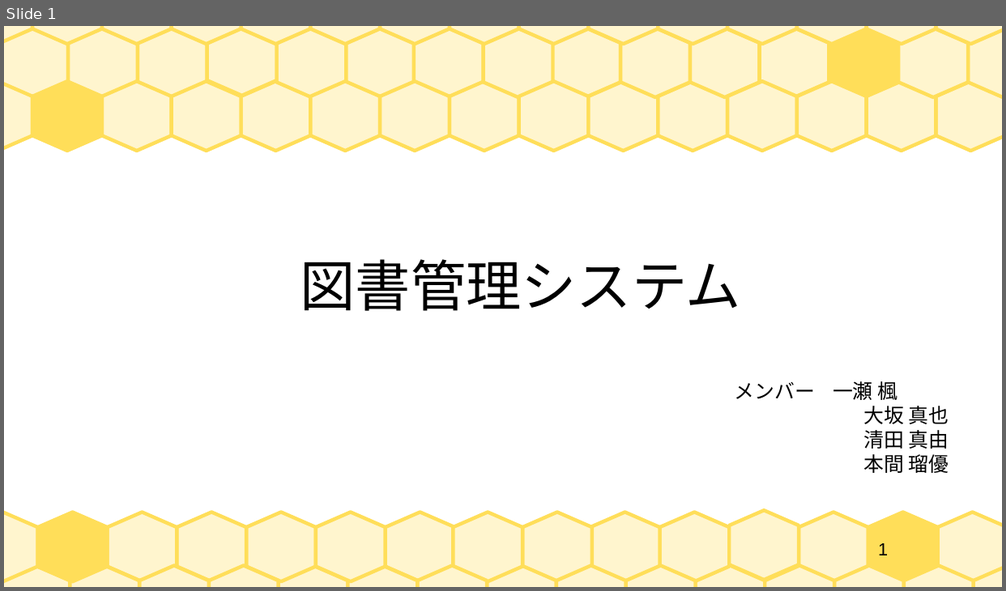
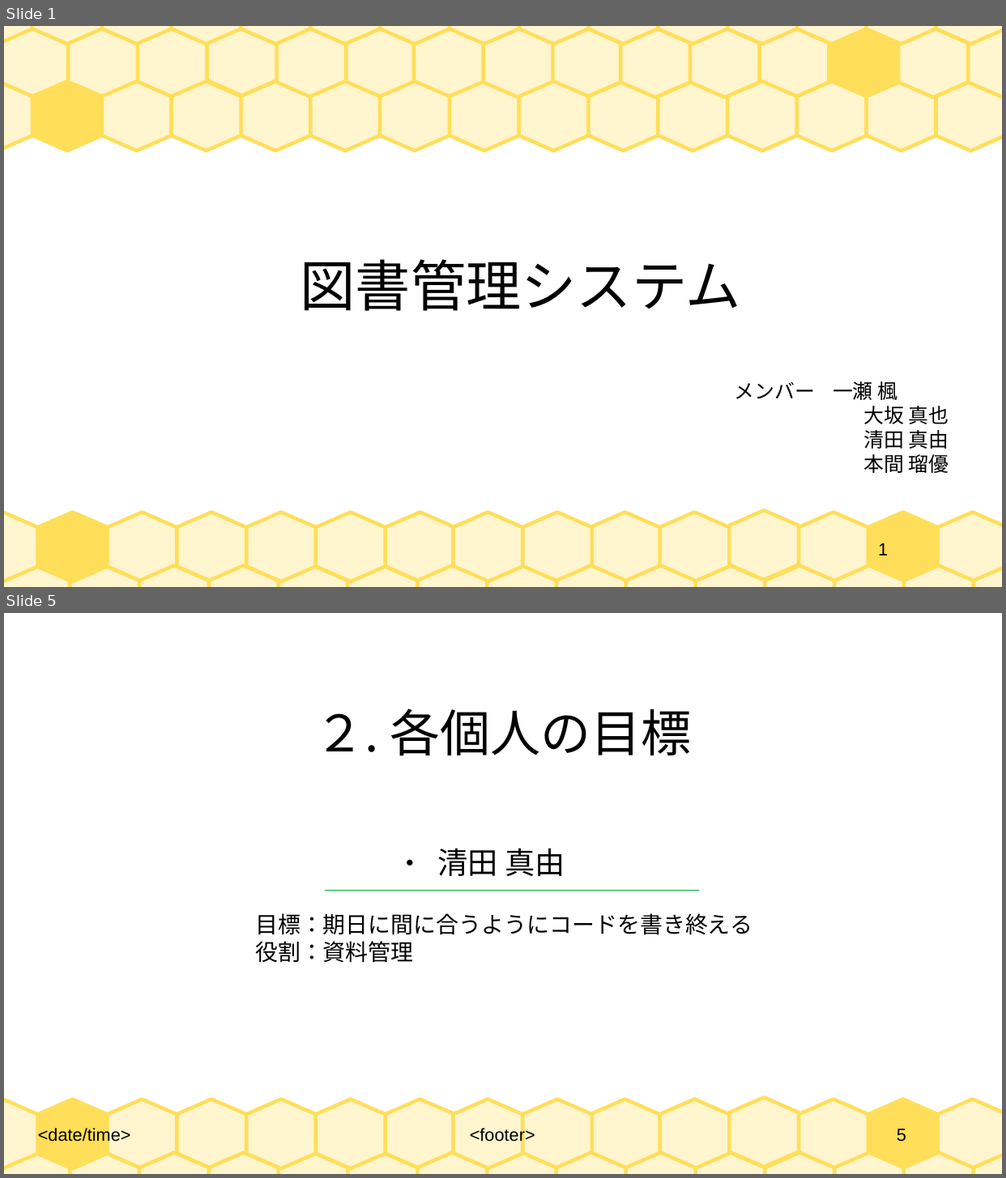
Before and after one commit to 2022java42-student008/LibraryProject, a slide deck: 図書管理システム - コピー.odp. Shown one above the other, each under a label of ours: slide 1 before the commit, slides 1 and 5 after it; the slides between them are not shown. The pictures are 1006x591 and 1006x1178 pixels, drawn with LibreOffice and Linux fonts; fonts in the diff are those of the drawing. Boxes give left, top, right and bottom in pixels: in the first picture for what was removed or moved away, otherwise in the second. Text is boxed around its words. In the diff, an @@ line names an element or a change of style, - is before the commit and + after.

```diff
--- a/図書管理システム - コピー.odp
+++ b/図書管理システム - コピー.odp
@@ slide 5 added at (4,613,1002,1174), background #FFFFFF; not listed: 14 template elements that a slide beside it also shows @@
@@ title added at (314,709,692,756), 40 pt, text #000000 @@
+２. 各個人の目標
@@ text added at (437,848,565,876), 24 pt, text #000000 @@
+● 清田 真由
@@ line added from (325, 890) to (700, 890), #00A933 0 pt @@
@@ text added at (255,914,752,963), 18 pt, text #000000 @@
+目標：期日に間に合うようにコードを書き終える
+役割：資料管理
@@ text added at (38,1127,131,1144), 14 pt, text #000000 @@
+<date/time>
@@ text added at (470,1127,535,1145), 14 pt, text #000000 @@
+<footer>
@@ page number added at (897,1129,906,1142), 14 pt, text #000000 @@
+5
@@ group added at (4,1097,1002,1174): 16 freeform shapes @@
```
Also in this commit, not shown: 3 slides changed, 15 other slides added, 1 slide removed.
